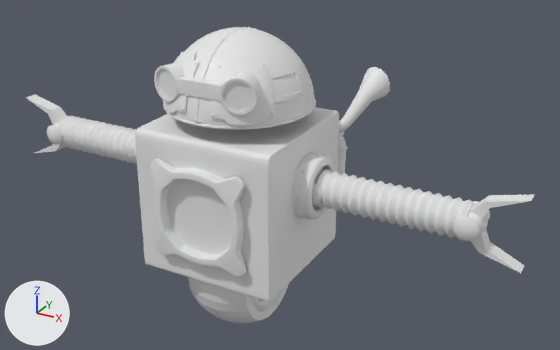
The FBX model Assets/Animations/Main_charactere_run_03.fbx: old version first, new version second.
Both versions are drawn from a camera (50 mm lens) standing at (5.18, -8.33, 6.31) and looking at (0.44, 0.29, 2.0). The lights are fixed; the arrows at lower left show +X, +Y and +Z. The older version comes first.

Before the edit, the objects in view are built like this:
```python
me_béziercurve_001 = bpy.data.meshes.new('BézierCurve.001')
me_béziercurve_001.from_pydata(...)  # 17341 vertices, 17520 faces; spans x -1.47..1.47, y -1.12..1.54, z 0.79..3.93
me_béziercurve_001.materials.append(mat_material)  # white #e7e7e7
me_cylinder_001 = bpy.data.meshes.new('Cylinder.001')
me_cylinder_001.from_pydata(...)  # 2138 vertices, 2134 faces; spans x -3.86..-1.19, y -0.28..0.28, z 1.62..2.55
me_sphere = bpy.data.meshes.new('Sphere')
me_sphere.from_pydata(...)  # 10318 vertices, 10442 faces; spans x -1.0..1.0, y -0.39..1.63, z 2.96..4.21
ob_bras = bpy.data.objects.new('Bras', me_cylinder_001)
ob_bras.location = (0.0, 0.0, 0.0)
ob_echapement = bpy.data.objects.new('Echapement', me_béziercurve_001)
ob_echapement.location = (0.0, -0.347, -0.186)
ob_echapement.rotation_euler = (0.301, 0.0, 3.142)  # degrees (17, 0, 180)
ob_tete = bpy.data.objects.new('tete', me_sphere)
ob_tete.location = (0.0, -0.237, -0.2)
ob_tete.rotation_euler = (0.251, 0.0, 3.142)  # degrees (14, 0, 180)
# also in view: 'Bras.002' at (2.52, 0.0, 2.08); 'roue' at (0.0, 0.0, 0.63)
```
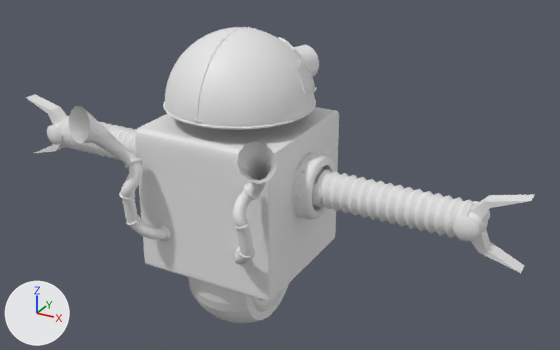
Commit message: last push run chara

What the commit changed:
Object 'Echapement' (ob_echapement) moves from (0.0, -0.347, -0.186) to (0.0, 0.347, -0.186).
Object 'Echapement' (ob_echapement) turns from (17, 0, 180) to (17, 0, 0) degrees about x, y and z.
Object 'tete' (ob_tete) moves from (0.0, -0.237, -0.2) to (0.0, 0.237, -0.2).
Object 'tete' (ob_tete) turns from (14, 0, 180) to (14, 0, 0) degrees about x, y and z.

Where the change shows, as pixel boxes [x1, y1, x2, y2] in the pictures (560 x 350 px):
'Echapement', moved, turned: before [135, 67, 390, 301]; after [69, 106, 339, 301]
'tete', moved, turned: before [154, 26, 316, 129]; after [163, 26, 319, 129]
